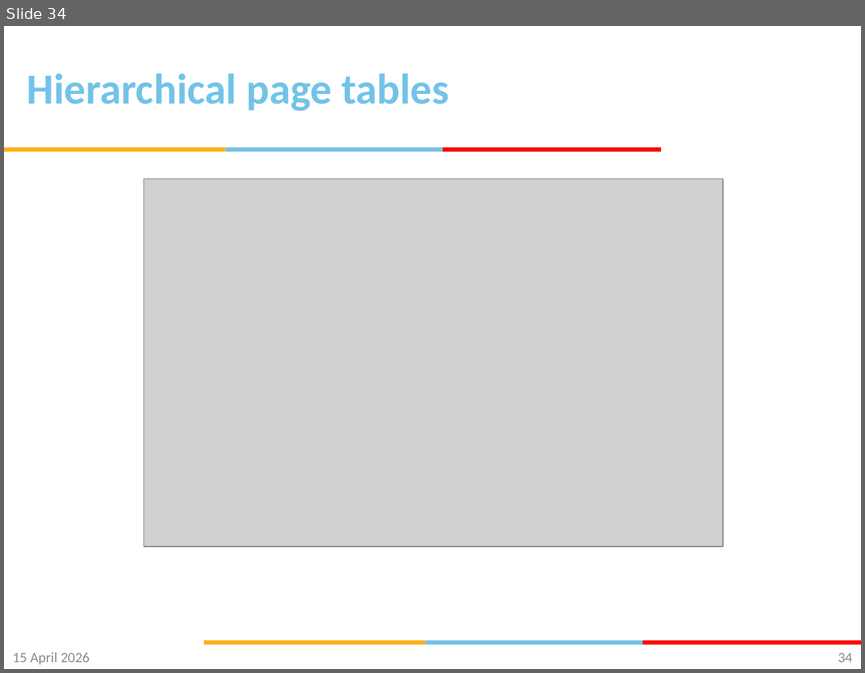
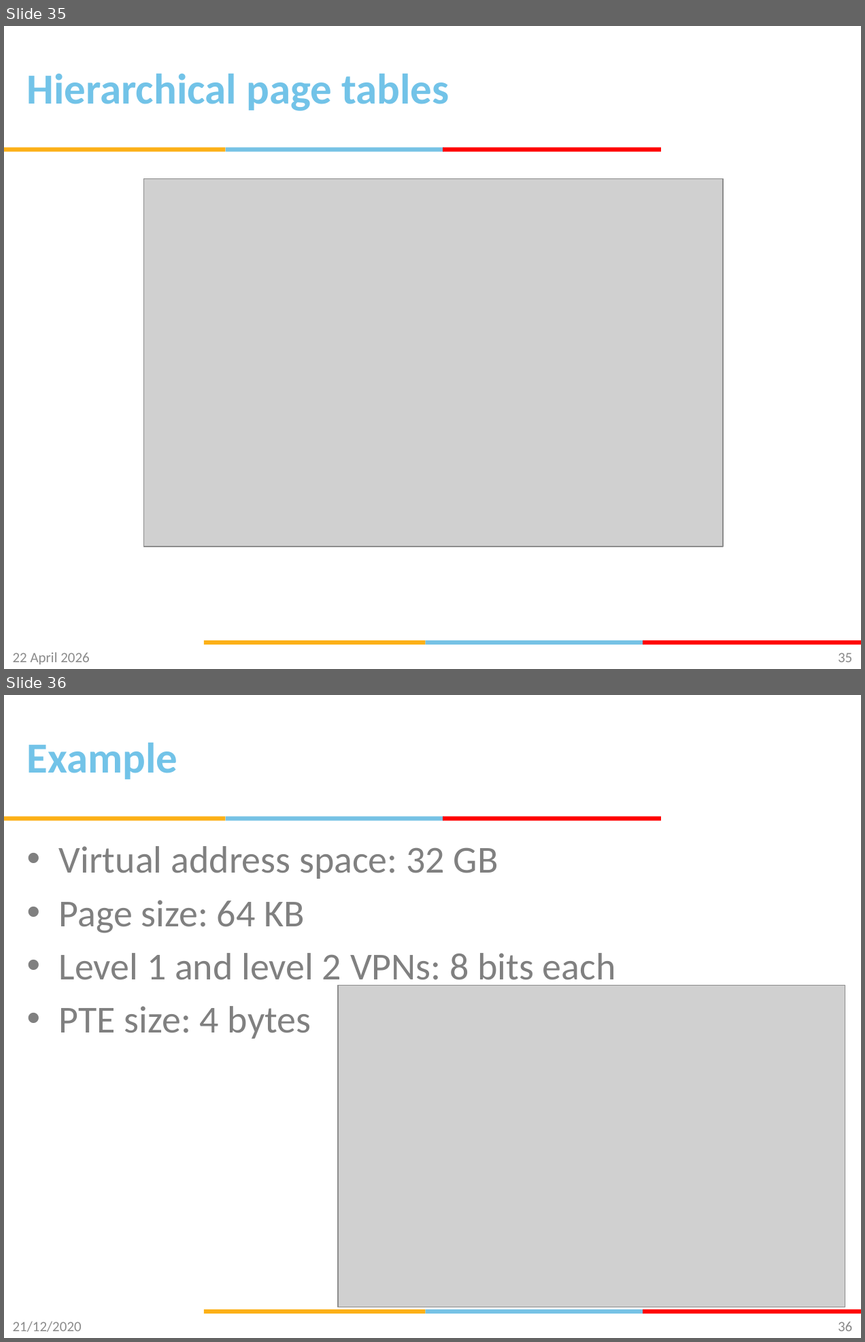
Before and after one commit to gsaurabhr-teaching/csf342-material, a slide deck: Lec-33-36-VM.pptx. Shown one above the other, each under a label of ours: slide 34 before the commit, slides 35 and 36 after it. The pictures are 865x673 and 865x1342 pixels, drawn with LibreOffice and Linux fonts; fonts in the diff are those of the drawing; grey boxes stand for pictures; background and template pictures are left out. Boxes give left, top, right and bottom in pixels: in the first picture for what was removed or moved away, otherwise in the second. Text is boxed around its words. In the diff, an @@ line names an element or a change of style, - is before the commit and + after.

```diff
--- a/Lec-33-36-VM.pptx
+++ b/Lec-33-36-VM.pptx
@@ slide 36 added at bbox=[4, 695, 861, 1338], background #FFFFFF; not listed: 6 template elements that a slide beside it also shows @@
@@ title added at bbox=[27, 743, 178, 779], 36 pt, text #72C3E8, bold @@
+Example
@@ text added at bbox=[59, 846, 616, 1038], 32 pt, text #808080 @@
+• Virtual address space: 32 GB
+• Page size: 64 KB
+• Level 1 and level 2 VPNs: 8 bits each
+• PTE size: 4 bytes
@@ picture added at bbox=[338, 985, 845, 1308] @@
@@ text added at bbox=[13, 1321, 82, 1331], 12 pt, text #8C8C8C @@
+21/12/2020
@@ page number added at bbox=[838, 1321, 852, 1331], 12 pt, text #898989 @@
+36
@@ what was slide 34 is now slide 35 @@
@@ slide 35 changed as well @@
@@ text at bbox=[13, 652, 90, 665]: text changed @@
-15 April 2026
+22 April 2026
@@ page number at bbox=[838, 652, 852, 662]: text changed @@
-34
+35
```
Also in this commit, not shown: 42 other slides changed, 1 other slide added, 1 slide removed.
